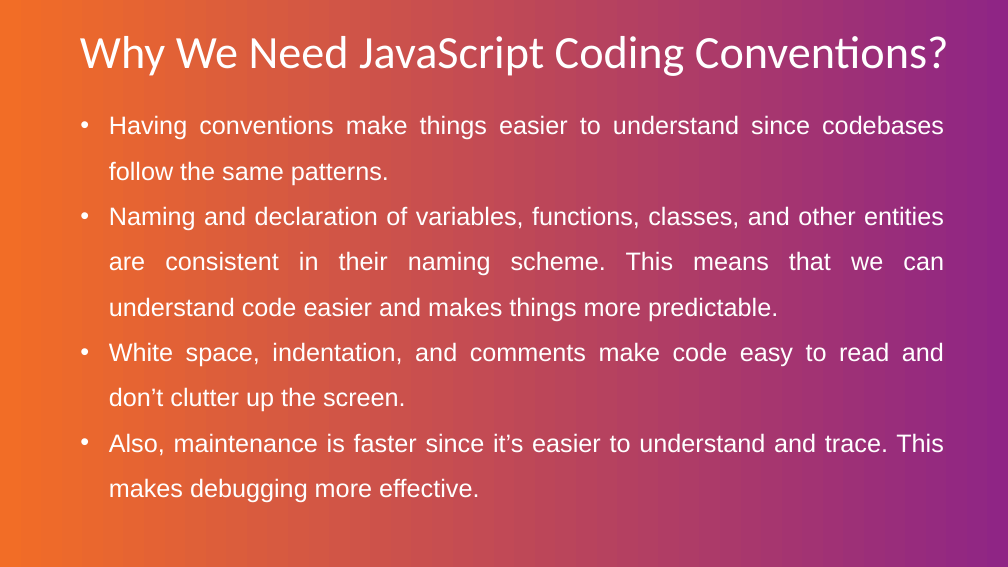
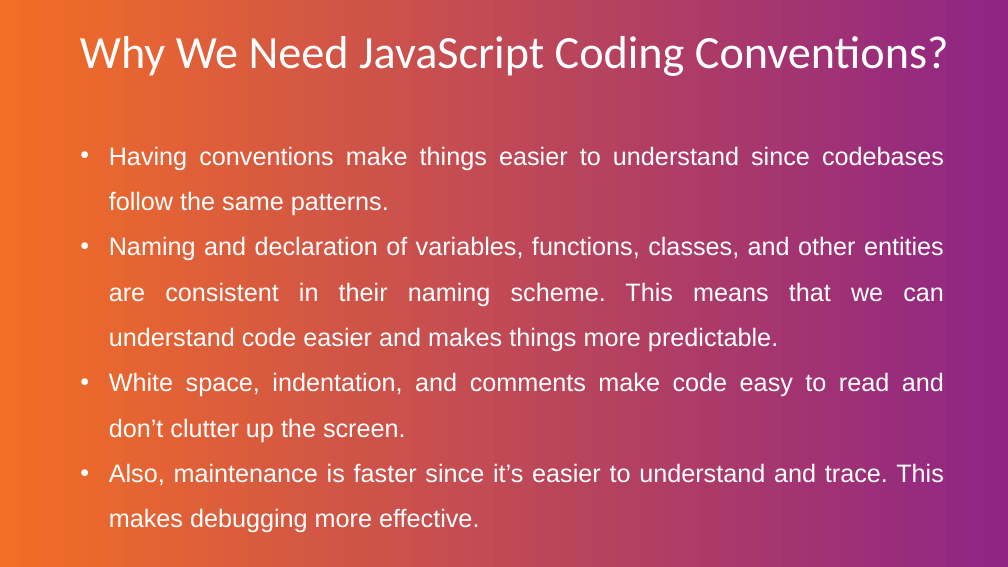
Before and after one commit to Vovik1/topics, a slide deck: slide 2 of linters.pptx. Drawn at 1008x567 pixels with LibreOffice and Linux fonts; fonts in the diff are those of the drawing; background and template pictures are left out. Boxes give left, top, right and bottom in pixels: in the first picture for what was removed or moved away, otherwise in the second. Text is boxed around its words. In the diff, an @@ line names an element or a change of style, - is before the commit and + after.

```diff
--- a/linters.pptx
+++ b/linters.pptx
@@ text "Having conventions make things easier ...": place and size @@
-text "Having conventions make things easier ..." at [109, 115, 944, 503]
+text "Having conventions make things easier ..." at [109, 146, 944, 533]
@@ text "Having conventions make things easier ..." at [109, 146, 944, 533]: indent changed @@
```
Also in this commit, not shown: 4 other slides changed, 3 other files.
